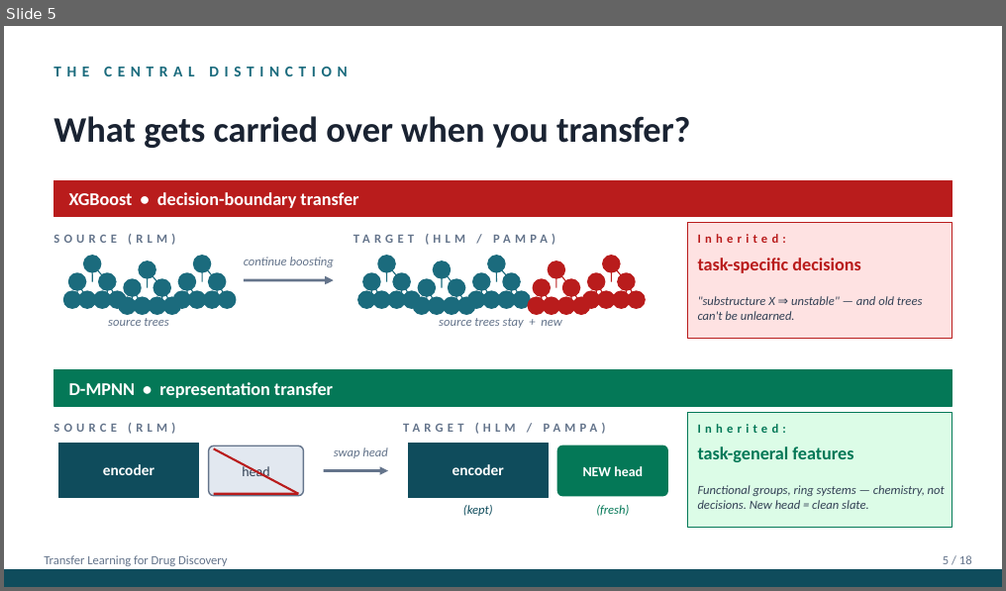
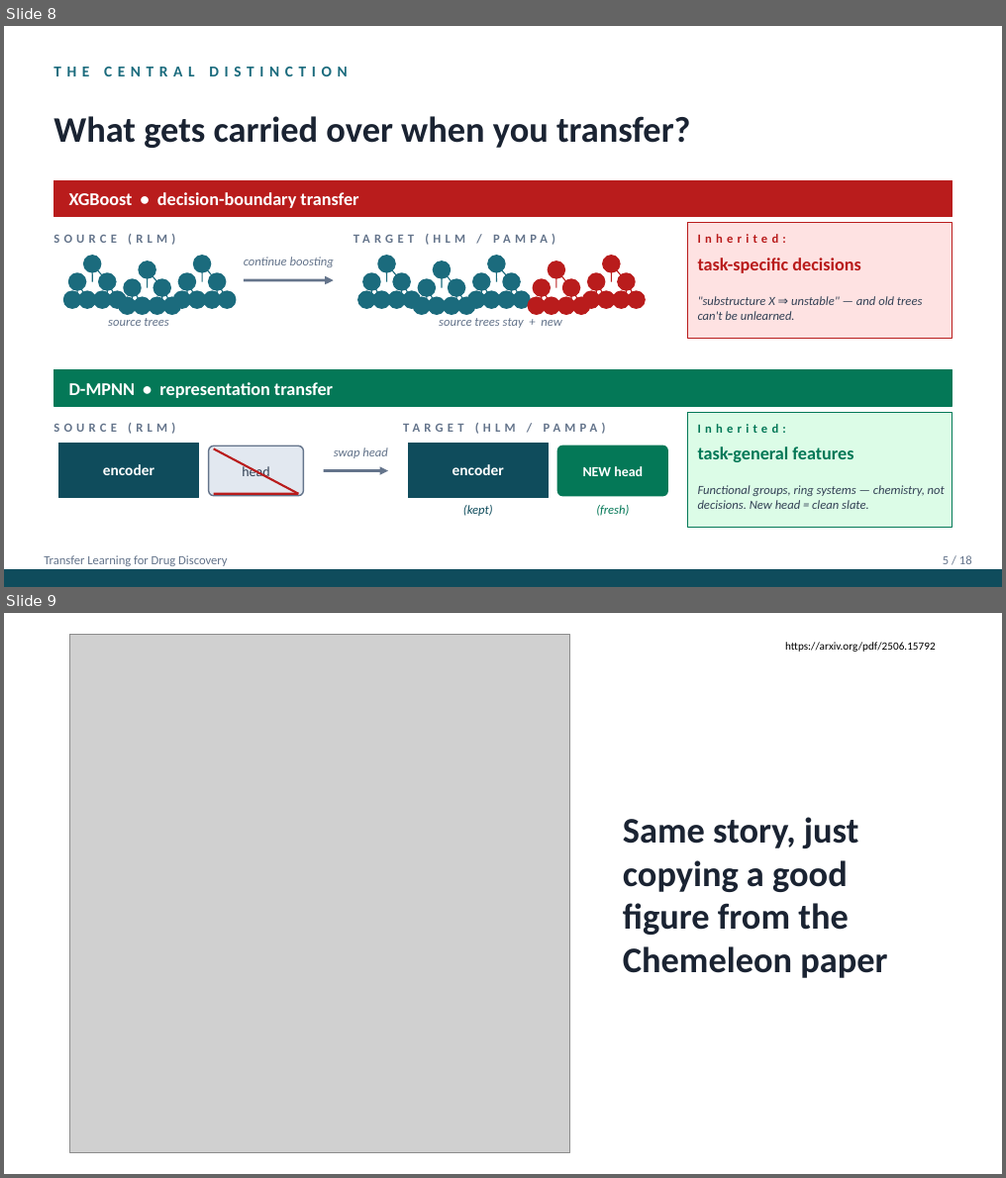
Before and after one commit to rgasper/transfer-learning-drug-discovery, a slide deck: presentation.pptx. Shown one above the other, each under a label of ours: slide 5 before the commit, slides 8 and 9 after it. The pictures are 1006x591 and 1006x1178 pixels, drawn with LibreOffice and Linux fonts; fonts in the diff are those of the drawing; grey boxes stand for pictures. Boxes give left, top, right and bottom in pixels: in the first picture for what was removed or moved away, otherwise in the second. Text is boxed around its words. In the diff, an @@ line names an element or a change of style, - is before the commit and + after.

```diff
--- a/presentation.pptx
+++ b/presentation.pptx
@@ slide 9 added at (4, 613, 1002, 1174), background #FFFFFF @@
@@ picture added at (70, 634, 570, 1153) @@
@@ text added at (785, 642, 936, 652), 8 pt, text #000000 @@
+https://arxiv.org/pdf/2506.15792
@@ text added at (623, 817, 887, 978), 26 pt, text #1A2332, bold @@
+Same story, just copying a good figure from the Chemeleon paper
@@ what was slide 5 is now slide 8 @@
```
Also in this commit, not shown: 5 slides changed, 3 other slides added.
